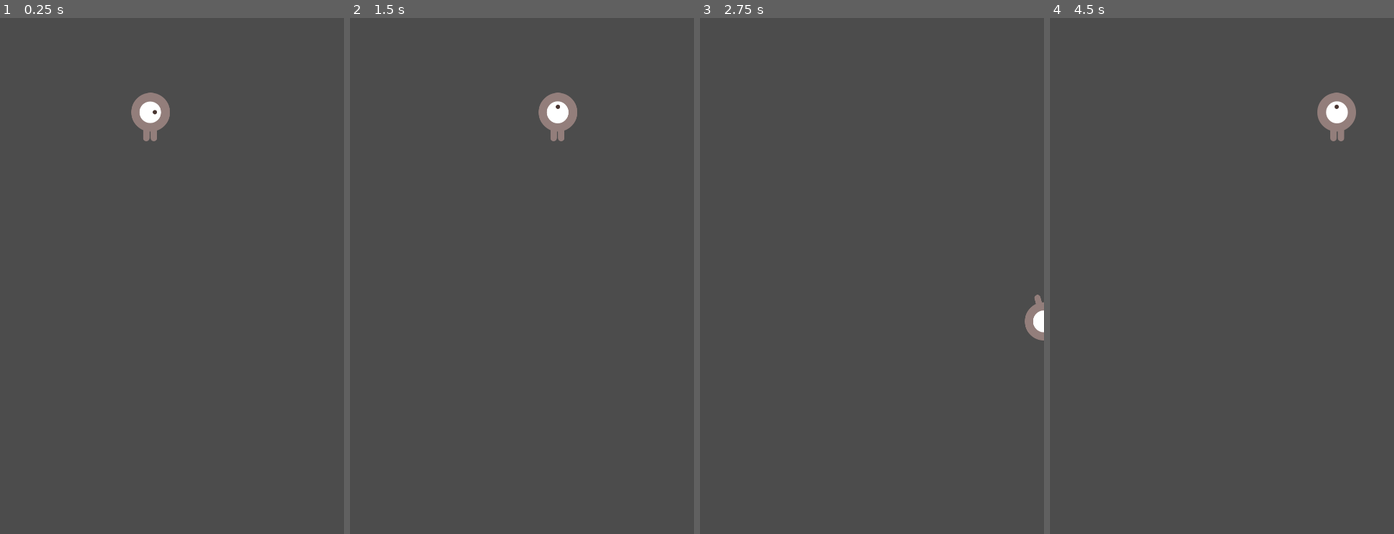
Above: before the commit, frames 1-4 (left to right).
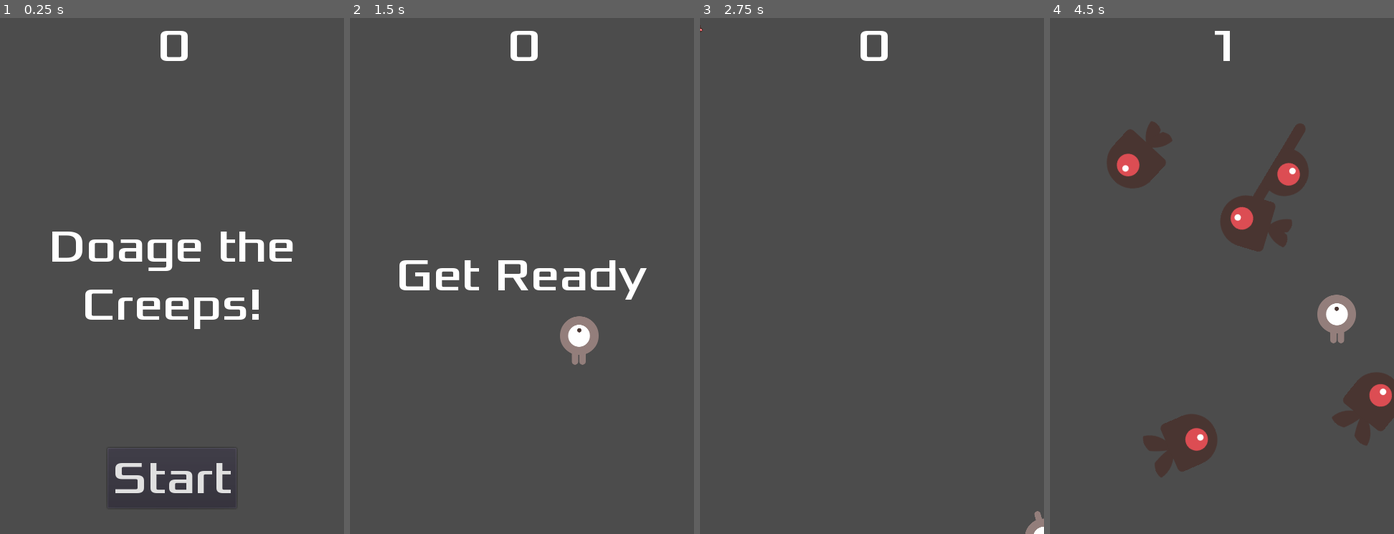
Above: after the commit, the same moments.

Repository: Straw8/TheLong
Game: Godot game, scene res://Main.tscn
Same seed, same stepped clock (60 frames per second), same inputs: the game is played once before the commit and once after it. Before the commit the project starts from res://Player.tscn.
Inputs (mouse positions are in pixels of both pictures, inside the frame that each line leads up to):
- Up to frame 1 (0.25 s): no input
- Up to frame 2 (1.5 s): click (522, 477) at 0.5 s, where only the run after the commit has a clickable "Start"; tap Enter at 1.25 s; hold Right (ui_right) from 1.28 s (still down)
- Up to frame 3 (2.75 s): release Right (ui_right) at 2.03 s; hold Down (ui_down) from 2.03 s (still down)
- Up to frame 4 (4.5 s): release Down (ui_down) at 2.78 s; hold Right (ui_right) 2.78-3.53 s; hold Up (ui_up) 3.53-4.28 s; hold Left (ui_left) from 4.28 s (still down)

The runs differ from the first frame. In frame 1, 4.8% of the frame differs, in the area x 15-86%, y 2-95%; in frame 2, 3.5%; in frame 3, 0.8%; in frame 4, 8.8%, in the area x 16-100%, y 2-90%.

Commit message:
v1.0

Diff:
--- /dev/null
+++ b/Control.gd
@@ -0,0 +1,30 @@
+extends Control
+
+signal start_game
+
+func _ready():
+	$StartButton.connect("button_down",self,"on_StartButton_pressed")
+	$MessageTimer.connect("timeout",self,"on_MessageTimer_timeout")
+
+func on_StartButton_pressed():
+	$StartButton.hide()
+	emit_signal("start_game")
+
+func show_message(text):
+	$MessageLabel.text = text
+	$MessageLabel.show()
+	$MessageTimer.start()
+
+func show_game_over():
+	show_message("Game Over")
+	yield($MessageTimer, "timeout")
+	$MessageLabel.text = "Dodge the\nCreeps!"
+	$MessageLabel.show()
+	yield(get_tree().create_timer(1), 'timeout')
+	$StartButton.show()
+
+func update_score(score):
+	$ScoreLabel.text = str(score)
+
+func on_MessageTimer_timeout():
+	$MessageLabel.hide()
--- /dev/null
+++ b/Control.tscn
@@ -0,0 +1,68 @@
+[gd_scene load_steps=8 format=2]
+
+[ext_resource path="res://Control.gd" type="Script" id=1]
+[ext_resource path="res://font/Xolonium-Regular.ttf" type="DynamicFontData" id=2]
+
+[sub_resource type="DynamicFont" id=1]
+size = 64
+font_data = ExtResource( 2 )
+
+[sub_resource type="DynamicFont" id=2]
+size = 64
+font_data = ExtResource( 2 )
+
+[sub_resource type="DynamicFont" id=3]
+size = 64
+font_data = ExtResource( 2 )
+
+[sub_resource type="InputEventAction" id=6]
+action = "ui_select"
+
+[sub_resource type="ShortCut" id=5]
+shortcut = SubResource( 6 )
+
+[node name="HUD" type="Control"]
+margin_right = 40.0
+margin_bottom = 40.0
+script = ExtResource( 1 )
+
+[node name="ScoreLabel" type="Label" parent="."]
+anchor_right = 1.0
+margin_left = 220.0
+margin_right = 225.0
+margin_bottom = 78.0
+custom_fonts/font = SubResource( 1 )
+text = "0"
+align = 1
+
+[node name="MessageLabel" type="Label" parent="."]
+anchor_top = 0.5
+anchor_right = 1.0
+anchor_bottom = 0.5
+margin_left = 30.0
+margin_top = 260.0
+margin_right = 410.0
+margin_bottom = 419.0
+size_flags_vertical = 5
+custom_fonts/font = SubResource( 2 )
+text = "Doage the Creeps!"
+align = 1
+valign = 1
+autowrap = true
+
+[node name="StartButton" type="Button" parent="."]
+anchor_left = 0.5
+anchor_top = 1.0
+anchor_right = 0.5
+anchor_bottom = 1.0
+margin_left = 130.0
+margin_top = 560.0
+margin_right = 310.0
+margin_bottom = 644.0
+custom_fonts/font = SubResource( 3 )
+shortcut = SubResource( 5 )
+text = "Start"
+
+[node name="MessageTimer" type="Timer" parent="."]
+wait_time = 2.0
+one_shot = true
--- a/Main.gd
+++ b/Main.gd
@@ -1,37 +1,73 @@
 extends Node2D
 
+export (GDScript) var ProjectConstant = preload("res://ProjectConstant.gd")
 export (PackedScene) var Mob = preload("res://Mob.tscn")
+
 var score
+#统计当前生成的所有敌人，最多同时产生5个敌人
+var current_count
+
+var max_speed
+var min_speed
+var max_count
 
 func _ready():
 	randomize()
-	$ScoreTimer.connect("timeout",self,"_on_ScoreTimer_timeout")
-	$StartTimer.connect("timeout",self,"_on_StartTimer_timeout")
-	$MobTimer.connect("timeout",self,"_on_MobTimer_timeout")
+	$ScoreTimer.connect("timeout",self,"on_ScoreTimer_timeout")
+	$StartTimer.connect("timeout",self,"on_StartTimer_timeout")
+	$MobTimer.connect("timeout",self,"on_MobTimer_timeout")
 	$Player.connect("hit",self,"game_over")
-	new_game()
+	$HUD.connect("start_game",self,"new_game")
 
 func game_over():
+	print_debug('游戏结束啦')
 	$ScoreTimer.stop()
 	$MobTimer.stop()
+	$HUD.show_game_over()
 
 func new_game():
-	score = 0
+	self.init()
 	$Player.start($StartPosition.position)
 	$StartTimer.start()
+	$HUD.update_score(score)
+	$HUD.show_message("Get Ready")
 
-func _on_StartTimer_timeout():
+func init():
+	score = 0
+	current_count = 0
+	min_speed = ProjectConstant.mob_min_speed
+	max_speed = ProjectConstant.mob_max_speed
+	max_count = ProjectConstant.mob_max_count
+
+func on_StartTimer_timeout():
 	$MobTimer.start()
 	$ScoreTimer.start()
 
-func _on_ScoreTimer_timeout():
+func on_ScoreTimer_timeout():
 	score += 1
+	$HUD.update_score(score)
+	if score/10 > (score-1)/10:
+		min_speed += score/10*50
+		max_speed += score/10*50
+		max_count += score/10*2
 
-func _on_MobTimer_timeout():
+func dec_count():
+	current_count -= 1
+
+func inc_count():
+	current_count += 1
+
+func check_count():
+	return current_count >= max_count
+
+func on_MobTimer_timeout():
+	if self.check_count():
+		return
 	# Choose a random location on Path2D.
 	$MobPath/MobSpawnLocation.set_offset(randi())
 	# Create a Mob instance and add it to the scene.
 	var mob = Mob.instance()
+	mob.connect("mob_dead",self,"dec_count")
 	add_child(mob)
 	# Set the mob's direction perpendicular to the path direction.
 	var direction = $MobPath/MobSpawnLocation.rotation + PI / 2
@@ -40,6 +76,9 @@
 	# Add some randomness to the direction.
 	direction += rand_range(-PI / 4, PI / 4)
 	mob.rotation = direction
+	mob.scale = Vector2(0.1,0.1)
 	# Set the velocity (speed & direction).
-	mob.linear_velocity = Vector2(rand_range(mob.min_speed, mob.max_speed), 0)
+	mob.linear_velocity = Vector2(rand_range(min_speed, max_speed), 0)
 	mob.linear_velocity = mob.linear_velocity.rotated(direction)
+	$HUD.connect("start_game", mob, "on_start_game")
+	self.inc_count()
--- a/Main.tscn
+++ b/Main.tscn
@@ -1,7 +1,8 @@
-[gd_scene load_steps=4 format=2]
+[gd_scene load_steps=5 format=2]
 
 [ext_resource path="res://Main.gd" type="Script" id=1]
 [ext_resource path="res://Player.tscn" type="PackedScene" id=2]
+[ext_resource path="res://Control.tscn" type="PackedScene" id=3]
 
 [sub_resource type="Curve2D" id=1]
 _data = {
@@ -12,10 +13,10 @@
 script = ExtResource( 1 )
 
 [node name="Player" parent="." instance=ExtResource( 2 )]
-move_speed = 400
+visible = false
 
 [node name="MobTimer" type="Timer" parent="."]
-wait_time = 0.5
+wait_time = 0.2
 
 [node name="ScoreTimer" type="Timer" parent="."]
 
@@ -27,6 +28,9 @@
 position = Vector2( 240, 450 )
 
 [node name="MobPath" type="Path2D" parent="."]
+editor/display_folded = true
 curve = SubResource( 1 )
 
 [node name="MobSpawnLocation" type="PathFollow2D" parent="MobPath"]
+
+[node name="HUD" parent="." instance=ExtResource( 3 )]
--- a/Mob.gd
+++ b/Mob.gd
@@ -1,7 +1,6 @@
 extends RigidBody2D
+signal mob_dead
 
-export var min_speed = 150  # Minimum speed range.
-export var max_speed = 250  # Maximum speed range.
 var mob_types = ["walk", "swim", "fly"]
 
 func _ready():
@@ -9,4 +8,8 @@
 	$Visibility.connect("screen_exited",self,"on_screen_exited")
 
 func on_screen_exited():
+	emit_signal("mob_dead")
 	queue_free()
+
+func on_start_game():
+	queue_free()
--- a/Mob.tscn
+++ b/Mob.tscn
@@ -1,29 +1,29 @@
 [gd_scene load_steps=10 format=2]
 
 [ext_resource path="res://Mob.gd" type="Script" id=1]
-[ext_resource path="res://art/enemyFlyingAlt_1.png" type="Texture" id=2]
-[ext_resource path="res://art/enemyFlyingAlt_2.png" type="Texture" id=3]
-[ext_resource path="res://art/enemyWalking_1.png" type="Texture" id=4]
-[ext_resource path="res://art/enemyWalking_2.png" type="Texture" id=5]
-[ext_resource path="res://art/enemySwimming_1.png" type="Texture" id=6]
-[ext_resource path="res://art/enemySwimming_2.png" type="Texture" id=7]
+[ext_resource path="res://art/enemyWalking_1.png" type="Texture" id=2]
+[ext_resource path="res://art/enemyWalking_2.png" type="Texture" id=3]
+[ext_resource path="res://art/enemySwimming_1.png" type="Texture" id=4]
+[ext_resource path="res://art/enemySwimming_2.png" type="Texture" id=5]
+[ext_resource path="res://art/enemyFlyingAlt_1.png" type="Texture" id=6]
+[ext_resource path="res://art/enemyFlyingAlt_2.png" type="Texture" id=7]
 
 [sub_resource type="SpriteFrames" id=1]
 animations = [ {
 "frames": [ ExtResource( 2 ), ExtResource( 3 ) ],
 "loop": true,
-"name": "fly",
-"speed": 3.0
+"name": "walk",
+"speed": 4.0
 }, {
 "frames": [ ExtResource( 4 ), ExtResource( 5 ) ],
 "loop": true,
-"name": "walk",
+"name": "swim",
 "speed": 4.0
 }, {
 "frames": [ ExtResource( 6 ), ExtResource( 7 ) ],
 "loop": true,
-"name": "swim",
-"speed": 4.0
+"name": "fly",
+"speed": 3.0
 } ]
 
 [sub_resource type="CapsuleShape2D" id=2]
--- a/Player.gd
+++ b/Player.gd
@@ -5,7 +5,7 @@
 
 func _ready():
 	screen_size = get_viewport_rect().size
-	$CollisionShape2D.connect("bo",self,"on_body_entered")
+	self.connect("body_entered",self,"on_body_entered")
 
 func _process(delta):
 	var velocity = Vector2()  # The player's movement vector.
@@ -19,9 +19,13 @@
 		velocity.y -= 1
 	if velocity.length() > 0:
 		velocity = velocity.normalized() * move_speed
+		self.move(velocity,delta)
 		$AnimatedSprite.play()
 	else:
 		$AnimatedSprite.stop()
+
+
+func move(velocity,delta):
 	position += velocity * delta
 	position.x = clamp(position.x, 0, screen_size.x)
 	position.y = clamp(position.y, 0, screen_size.y)
@@ -33,12 +37,12 @@
 		$AnimatedSprite.animation = "up"
 		$AnimatedSprite.flip_v = velocity.y > 0
 
-func on_body_entered():
+func on_body_entered(body):
 	hide()  # Player disappears after being hit.
 	emit_signal("hit")
 	$CollisionShape2D.set_deferred("disabled", true)
 
 func start(pos):
 	position = pos
-	#show()
+	show()
 	$CollisionShape2D.disabled = false
--- a/Player.tscn
+++ b/Player.tscn
@@ -1,21 +1,21 @@
 [gd_scene load_steps=8 format=2]
 
 [ext_resource path="res://Player.gd" type="Script" id=1]
-[ext_resource path="res://art/playerGrey_up1.png" type="Texture" id=2]
-[ext_resource path="res://art/playerGrey_up2.png" type="Texture" id=3]
-[ext_resource path="res://art/playerGrey_walk1.png" type="Texture" id=4]
-[ext_resource path="res://art/playerGrey_walk2.png" type="Texture" id=5]
+[ext_resource path="res://art/playerGrey_walk1.png" type="Texture" id=2]
+[ext_resource path="res://art/playerGrey_walk2.png" type="Texture" id=3]
+[ext_resource path="res://art/playerGrey_up1.png" type="Texture" id=4]
+[ext_resource path="res://art/playerGrey_up2.png" type="Texture" id=5]
 
 [sub_resource type="SpriteFrames" id=1]
 animations = [ {
 "frames": [ ExtResource( 2 ), ExtResource( 3 ) ],
 "loop": true,
-"name": "right",
+"name": "up",
 "speed": 5.0
 }, {
 "frames": [ ExtResource( 4 ), ExtResource( 5 ) ],
 "loop": true,
-"name": "up",
+"name": "right",
 "speed": 5.0
 } ]
 
@@ -24,7 +24,7 @@
 height = 15.0615
 
 [node name="Player" type="Area2D"]
-position = Vector2( 210.179, 138.207 )
+position = Vector2( 240, 138.207 )
 script = ExtResource( 1 )
 __meta__ = {
 "_edit_group_": true
--- /dev/null
+++ b/ProjectConstant.gd
@@ -0,0 +1,3 @@
+const mob_min_speed = 150  # Minimum speed range.
+const mob_max_speed = 250  # Maximum speed range.
+const mob_max_count = 5		# mob最大数量
--- a/project.godot
+++ b/project.godot
@@ -16,14 +16,13 @@
 [application]
 
 config/name="FirstProject"
-run/main_scene="res://Player.tscn"
+run/main_scene="res://Main.tscn"
 config/icon="res://icon.png"
 
 [display]
 
 window/size/width=480
 window/size/height=720
-window/dpi/allow_hidpi=true
 
 [locale]
 
